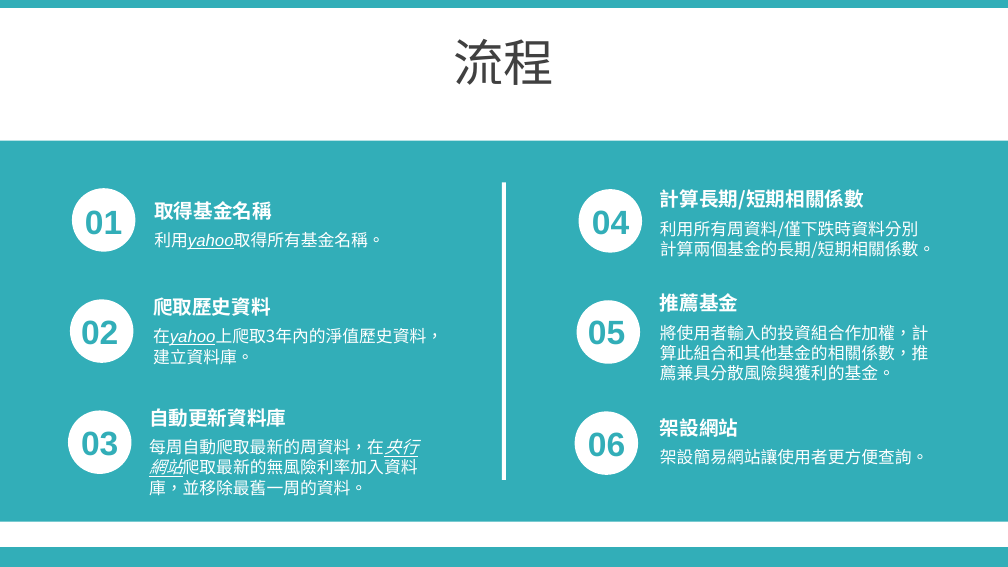
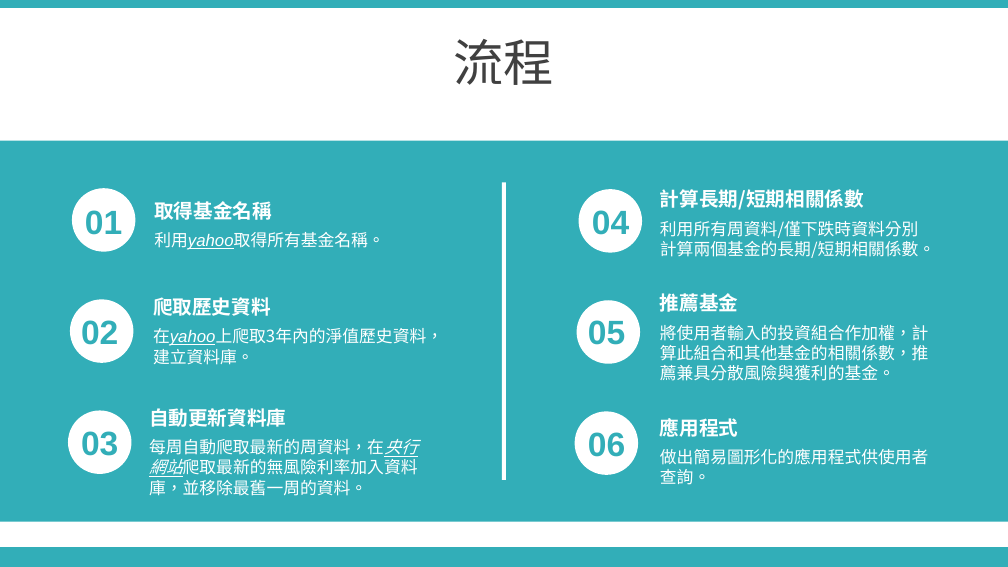
Before and after one commit to satai1919/Fintech_textmining_machinelearning, a slide deck: slide 6 of final project/Demo.pptx. Drawn at 1008x567 pixels with LibreOffice and Linux fonts; fonts in the diff are those of the drawing. Boxes give left, top, right and bottom in pixels: in the first picture for what was removed or moved away, otherwise in the second. Text is boxed around its words. In the diff, an @@ line names an element or a change of style, - is before the commit and + after.

```diff
--- a/final project/Demo.pptx
+++ b/final project/Demo.pptx
@@ text at (x1=660, y1=418, x2=738, y2=437): text changed @@
-架設網站
+應用程式
@@ text at (x1=660, y1=448, x2=929, y2=485): text changed @@
-架設簡易網站讓使用者更方便查詢。
+做出簡易圖形化的應用程式供使用者查詢。
```
Also in this commit, not shown: 3 other slides changed.
